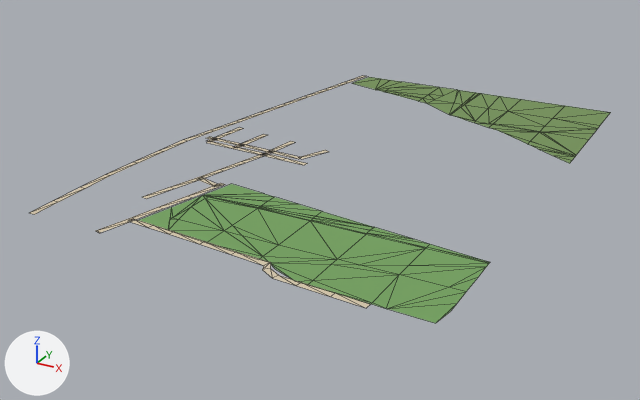
A saved change to the glTF model public/assets/bengaluru-region-v1/tiles/t40_-20-l1.glb.
Rendered twice from a 50 mm lens placed at (20668.0, -10464.0, 302.0), pointed at (20295.0, -9784.0, -37.0). Arrows for +X, +Y and +Z are at lower left; the lights stay in place. The first picture is the older version. Mesh edges are drawn as thin lines. Vertices at exactly the same position are counted once.

Names of what the first picture shows: 'ground'.
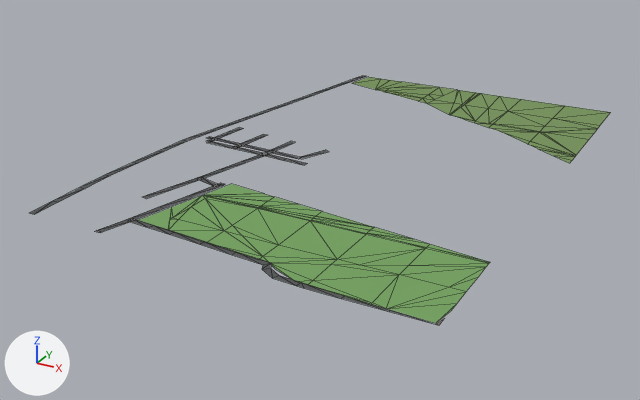
What differs and where, as boxes (x1, y1, x2, y2) in the pictures (640 x 400 px; the box of a moved part takes in the faces that stretch with it):
'ground', reshaped
    before: (30, 76, 611, 323)
    after: (30, 76, 611, 325)
part 1 of me_ground, moved or reshaped
    both: (184, 76, 366, 141)
part 2 of me_ground, moved or reshaped
    both: (30, 201, 101, 233)
part 3 of me_ground, reshaped
    before: (232, 252, 370, 308)
    after: (232, 252, 445, 325)
part 4 of me_ground, recoloured
    both: (54, 76, 366, 286)

What the commit changed:
me_ground is used by ob_ground; location (20000.0, -10000.0, 0.0).
Verts and faces of me_ground; kept vertices keep their numbers, new ones are numbered from 264.
Before the commit, vertices of me_ground: 2 (198.0, 462.0, 1.0) at pixel (348, 83), 3 (192.0, 463.0, 1.0) at pixel (344, 82), 4 (191.0, 425.0, 1.0) at pixel (328, 90), 5 (185.0, 426.0, 1.0) at pixel (324, 89), 6 (185.0, 388.0, 1.0) at pixel (308, 97).
Before the commit, vertices of me_ground: 7 (179.0, 389.0, 1.0) at pixel (304, 96), 8 (178.0, 351.0, 1.0) at pixel (286, 105), 9 (172.0, 352.0, 1.0) at pixel (282, 104), 10 (171.0, 314.0, 1.0) at pixel (264, 113), 11 (165.0, 315.0, 1.0) at pixel (259, 112).
Before the commit, vertices of me_ground: 12 (165.0, 277.0, 1.0) at pixel (239, 122), 13 (159.0, 278.0, 1.0) at pixel (235, 121), 14 (158.0, 239.0, 1.0) at pixel (214, 131), 15 (152.0, 241.0, 1.0) at pixel (210, 130).
Before the commit, vertices of me_ground: 26 (147.0, 28.0, 1.0) at pixel (58, 202), 27 (141.0, 28.0, 1.0) at pixel (53, 200), 28 (148.0, 0.0, 1.0) at pixel (34, 214), 29 (142.0, 0.0, 1.0) at pixel (28, 213), 30 (212.0, 1.0, 1.0) at pixel (95, 230).
Before the commit, vertices of me_ground: 31 (218.0, -1.0, 1.0) at pixel (99, 233).
me_ground had 264 vertices, 300 faces and spanned x 140.0..500.0, y -3.0..501.0, z 1.0.
me_ground now has 269 vertices, 303 faces and spans x 140.0..500.0, y 0.0..500.0, z 1.0.
Part 1, on me_ground:
Vertex 3 moves to (194.0, 476.0, 1.0), pixel (350, 79).
Vertex 2 moves to (200.0, 475.0, 1.0), pixel (354, 80).
Vertex 5 moves to (187.0, 437.0, 1.0), pixel (330, 87).
Vertex 4 moves to (193.0, 436.0, 1.0), pixel (334, 87).
Vertex 7 moves to (180.0, 398.0, 1.0), pixel (309, 94).
Vertex 6 moves to (186.0, 397.0, 1.0), pixel (313, 95).
Vertex 9 moves to (173.0, 359.0, 1.0), pixel (287, 102).
Vertex 8 moves to (179.0, 358.0, 1.0), pixel (291, 103).
Vertex 11 moves to (166.0, 320.0, 1.0), pixel (263, 111).
Vertex 10 moves to (172.0, 319.0, 1.0), pixel (267, 112).
Vertex 13 moves to (160.0, 281.0, 1.0), pixel (238, 120).
Vertex 12 moves to (165.0, 280.0, 1.0), pixel (242, 121).
Vertex 15 moves to (153.0, 242.0, 1.0), pixel (211, 129).
Vertex 14 moves to (158.0, 241.0, 1.0), pixel (215, 130).
Part 2, on me_ground:
Faces deleted: (26, 27, 29), (26, 29, 28).
Vertex 30 moves to (212.0, 0.0, 1.0), pixel (94, 231).
Vertex 31 moves to (218.0, 0.0, 1.0), pixel (100, 232).
New faces: (26, 27, 28), (27, 29, 28).
Part 3, on me_ground:
4 vertices are removed from x 422.0..450.0, y -3.0..5.0, z 1.0.
4 faces are deleted.
2 vertices move from x 359.0..360.0, y 15.0..22.0, z 1.0 to x 358.0..361.0, y 16.0..21.0, z 1.0.
9 vertices are added at x 400.0..500.0, y 0.0..10.0, z 1.0.
7 new faces join them.
me_ground part 4: 100 kept faces spanning x 140.0..395.0, y 0.0..500.0, z 1.0 get new vertex colours; the middle colour goes from beige #d7c9ae to dark grey #535556.
